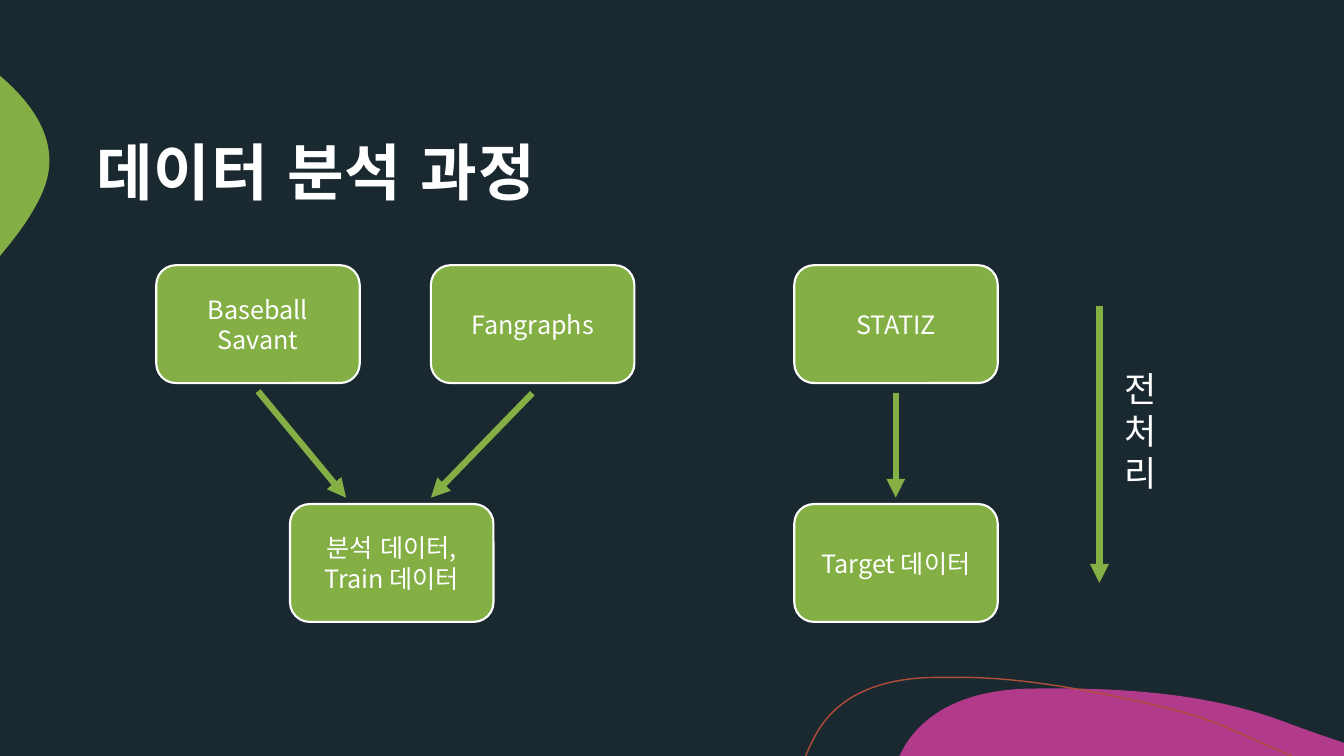
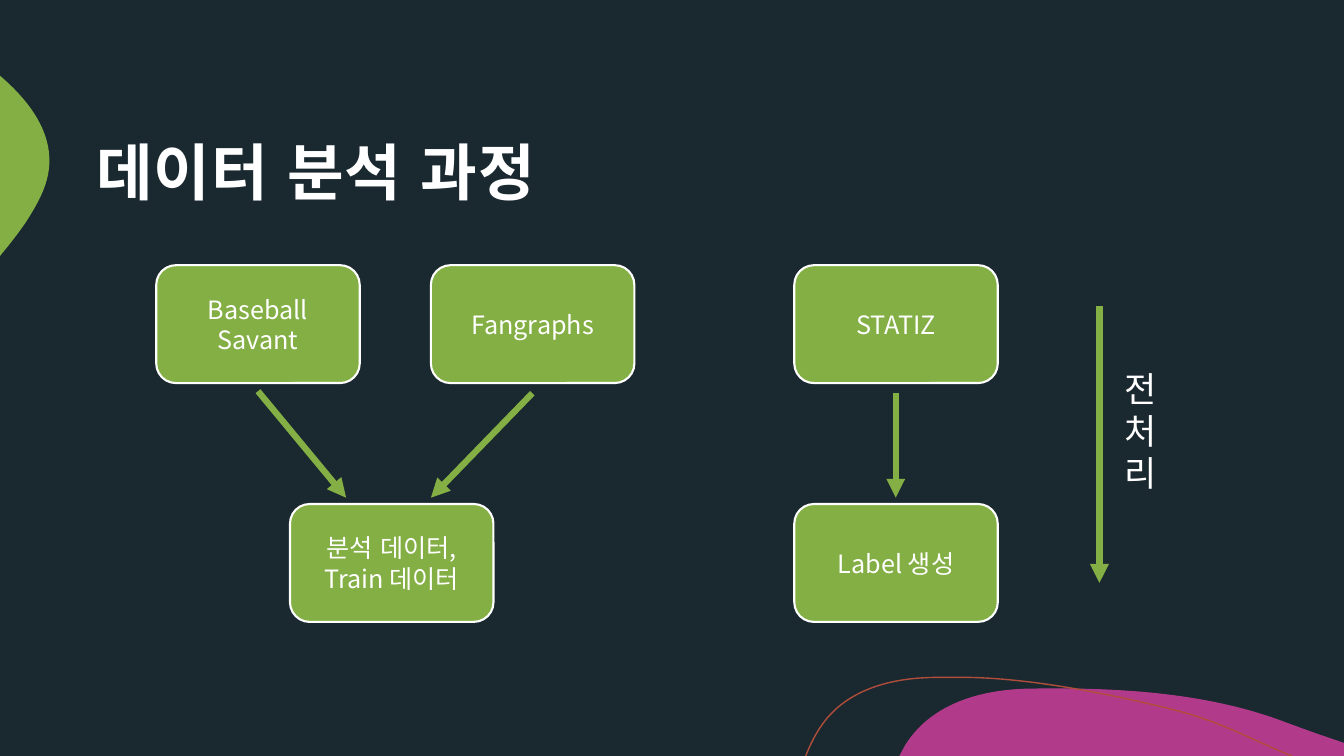
Before and after one commit to Tae-Hyeon-Kim/Analysis-of-KBO-Foreign-Pitchers, a slide deck: slide 7 of KBO 외국인 투수 분석.pptx (slide 6 before the commit). Drawn at 1344x756 pixels with LibreOffice and Linux fonts; fonts in the diff are those of the drawing. Boxes give left, top, right and bottom in pixels: in the first picture for what was removed or moved away, otherwise in the second. Text is boxed around its words. In the diff, an @@ line names an element or a change of style, - is before the commit and + after.

Commit message:
카테고리 별 분석

```diff
--- a/KBO 외국인 투수 분석.pptx
+++ b/KBO 외국인 투수 분석.pptx
@@ text in rounded rectangle at box(838, 552, 954, 575): text changed @@
-Target 데이터
+Label 생성
```
Also in this commit, not shown: 5 slides added, 2 slides removed, 3 other files.
